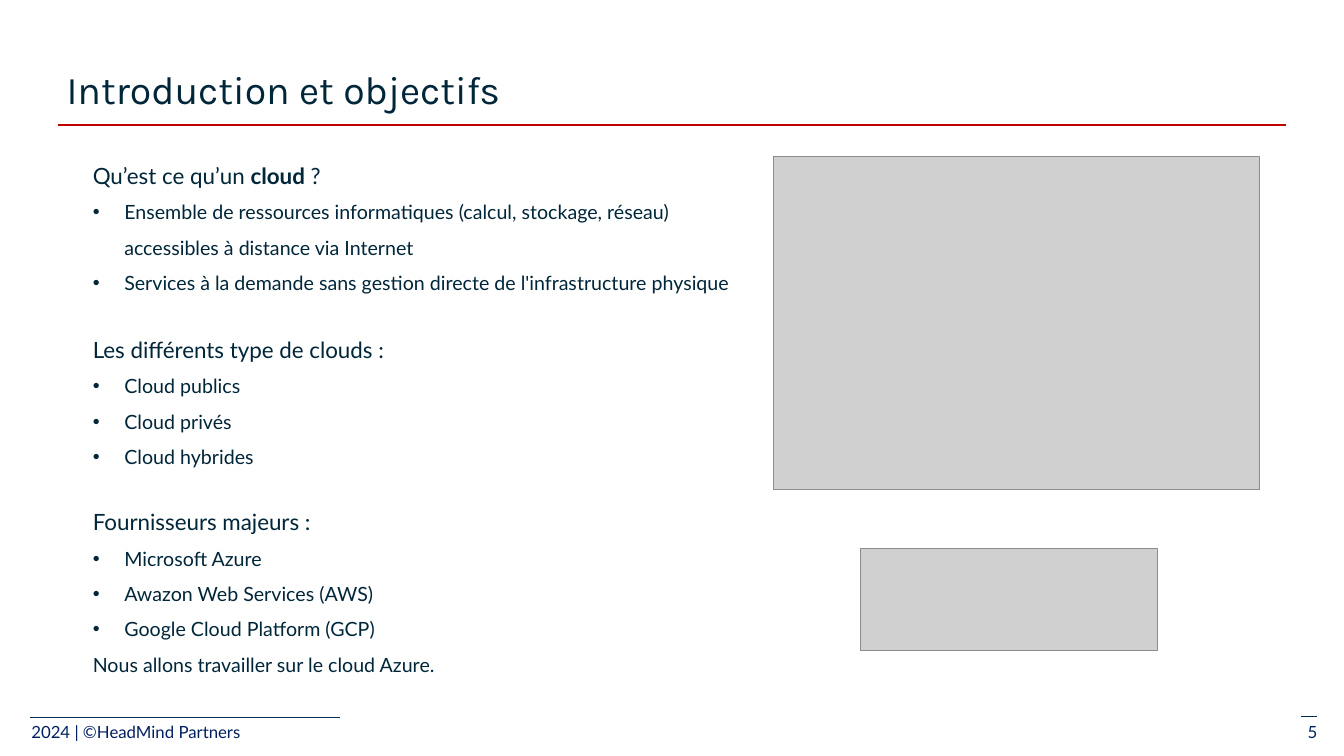
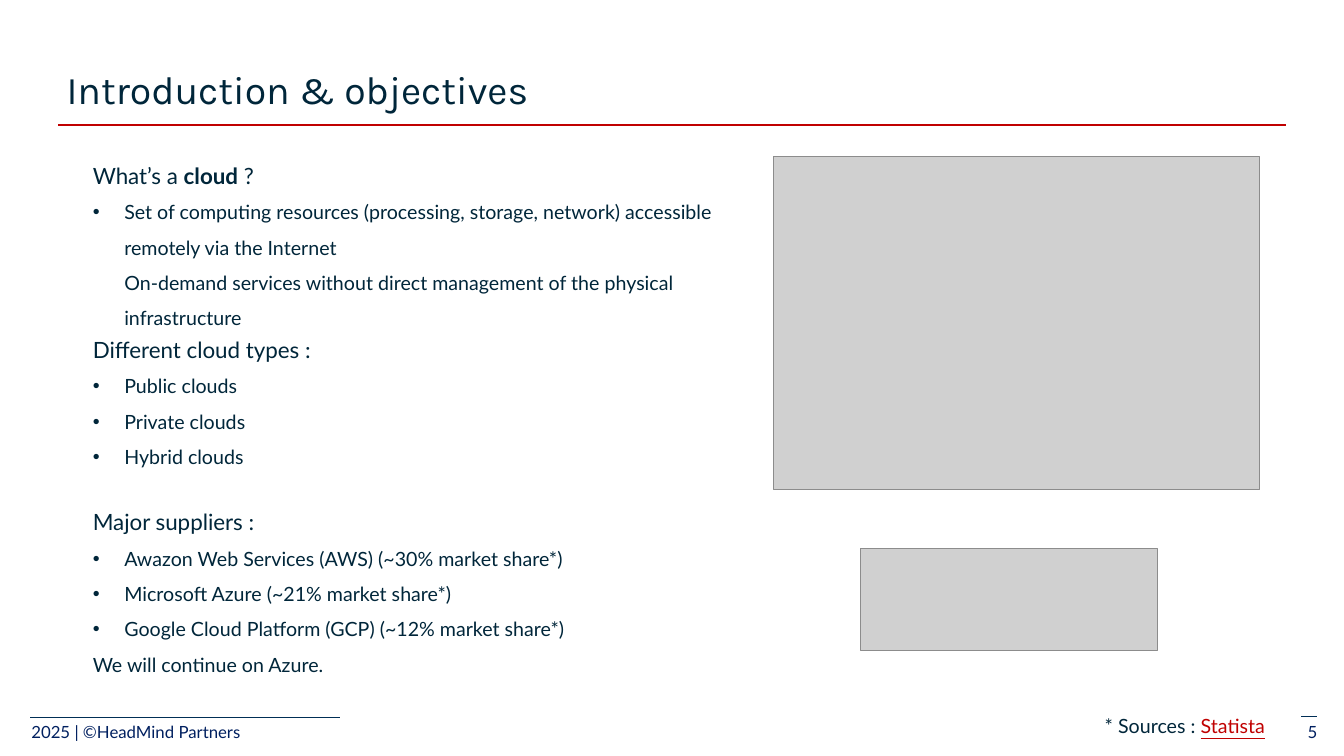
Before and after one commit to plpv/mlops-azure-course, a slide deck: slide 5 of slides/2_deploy-model_azure/2-Train and deploy ML models.pptx. Drawn at 1344x756 pixels with LibreOffice and Linux fonts; fonts in the diff are those of the drawing; grey boxes stand for pictures. Boxes give left, top, right and bottom in pixels: in the first picture for what was removed or moved away, otherwise in the second. Text is boxed around its words. In the diff, an @@ line names an element or a change of style, - is before the commit and + after.

```diff
--- a/slides/2_deploy-model_azure/2-Train and deploy ML models.pptx
+++ b/slides/2_deploy-model_azure/2-Train and deploy ML models.pptx
@@ title at bbox=[67, 77, 528, 114]: text changed @@
-Introduction et objectifs
+Introduction & objectives
@@ text at bbox=[93, 167, 711, 325]: text changed @@
-Qu’est ce qu’un cloud ?
-• Ensemble de ressources informatiques (calcul, stockage, réseau) accessibles à distance via Internet
-• Services à la demande sans gestion directe de l'infrastructure physique
+What’s a cloud ?
+• Set of computing resources (processing, storage, network) accessible remotely via the Internet
+  On-demand services without direct management of the physical infrastructure
@@ text at bbox=[93, 341, 300, 468]: text changed @@
-Les différents type de clouds :
-• Cloud publics
-• Cloud privés
-• Cloud hybrides
+Different cloud types :
+• Public clouds
+• Private clouds
+• Hybrid clouds
@@ text at bbox=[93, 513, 564, 672]: text changed @@
-Fournisseurs majeurs :
-• Microsoft Azure
-• Awazon Web Services (AWS)
-• Google Cloud Platform (GCP)
-Nous allons travailler sur le cloud Azure.
+Major suppliers :
+• Awazon Web Services (AWS) (~30% market share*)
+• Microsoft Azure (~21% market share*)
+• Google Cloud Platform (GCP) (~12% market share*)
+We will continue on Azure.
@@ text added at bbox=[1118, 718, 1265, 733], 14 pt, text #00263A @@
+* Sources : Statista
@@ text at bbox=[31, 725, 241, 738]: text changed @@
-2024 | ©HeadMind Partners
+2025 | ©HeadMind Partners
```
Also in this commit, not shown: 13 other slides changed, 1 slide added, 1 slide removed.
